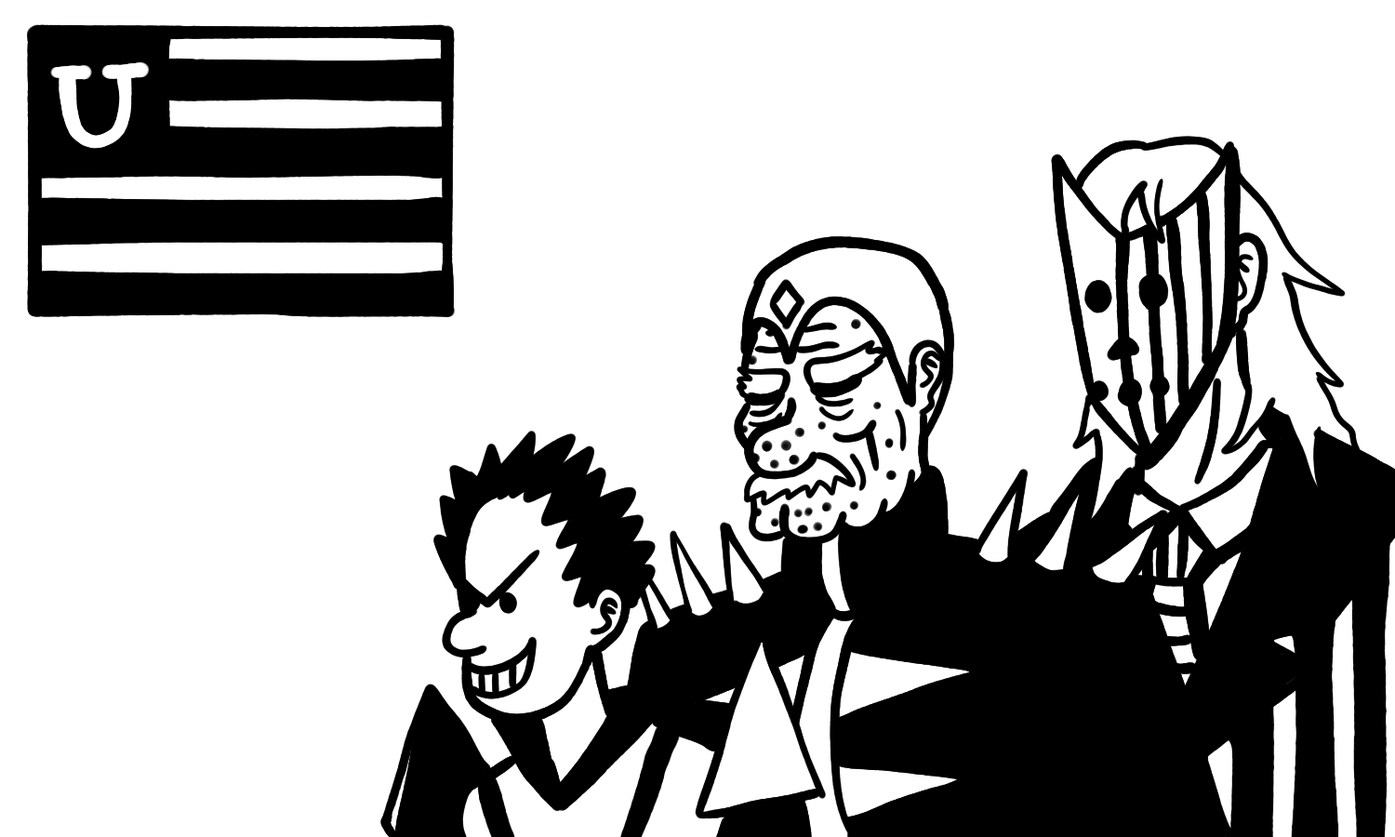
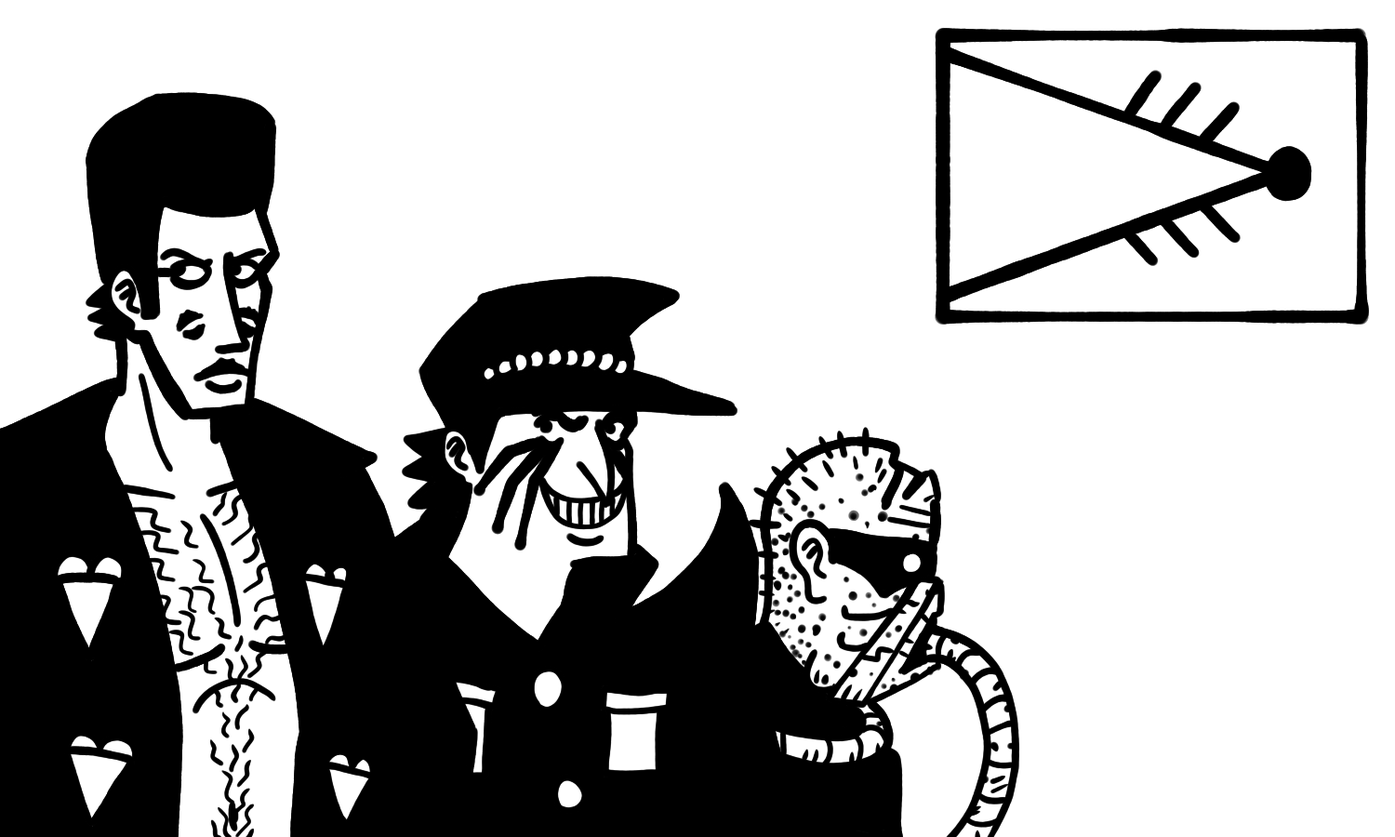
Layers edited between the first and the second 1395×837 image:
hid group "Gov" (28 layers) over [0, 24, 1395, 837]
painted on "Lines" (3rd of 10, in "Gov" › "Tex 2") over [345, 420, 882, 837]
painted on "Color" (3rd of 10, in "Gov" › "Tex 2") over [345, 420, 882, 837]
painted on "Lines" (4th of 10, in "Gov" › "Uncle Tex") over [482, 121, 1257, 837]
painted on "Color" (4th of 10, in "Gov" › "Uncle Tex") over [542, 121, 1257, 837]
painted on "Lines" (5th of 10, in "Gov" › "Prez") over [857, 61, 1395, 837]
painted on "Color" (5th of 10, in "Gov" › "Prez") over [857, 120, 1395, 837]
showed group "Rats" (32 layers) over [0, 24, 1395, 837]
added group "Mod" with 6 layers in group "Rats" over [0, 24, 573, 837]
added layer "Lines" (7th of 10, in "Rats" › "Mod") in group "Mod" over [0, 24, 573, 837]
added layer "Color" (7th of 10, in "Rats" › "Mod") in group "Mod" over [0, 66, 514, 837]
added group "Peach" with 6 layers in group "Rats" over [156, 186, 935, 837]
added layer "Lines 2" (3rd of 4, in "Rats" › "Peach") in group "Peach" over [376, 305, 853, 837]
added layer "Lines" (8th of 10, in "Rats" › "Peach") in group "Peach" over [156, 186, 871, 837]
added layer "Color" (8th of 10, in "Rats" › "Peach") in group "Peach" over [156, 245, 811, 837]
added group "Mr. Gizzard" with 6 layers in group "Rats" over [535, 416, 1109, 837]
added layer "Lines 2" (4th of 4, in "Rats" › "Mr. Gizzard") in group "Mr. Gizzard" over [654, 416, 1072, 837]
added layer "Lines" (9th of 10, in "Rats" › "Mr. Gizzard") in group "Mr. Gizzard" over [572, 424, 1109, 837]
added layer "Color" (9th of 10, in "Rats" › "Mr. Gizzard") in group "Mr. Gizzard" over [572, 424, 1109, 837]
added group "Flag" (2nd of 2, in "Rats") with 5 layers in group "Rats" over [786, 26, 1395, 482]
added layer "Lines" (10th of 10, in "Rats" › "Flag") in group "Flag" over [846, 26, 1370, 363]
added layer "Color" (10th of 10, in "Rats" › "Flag") in group "Flag" over [786, 26, 1395, 482]
…and 5 more changes (1 added, 4 painted)
